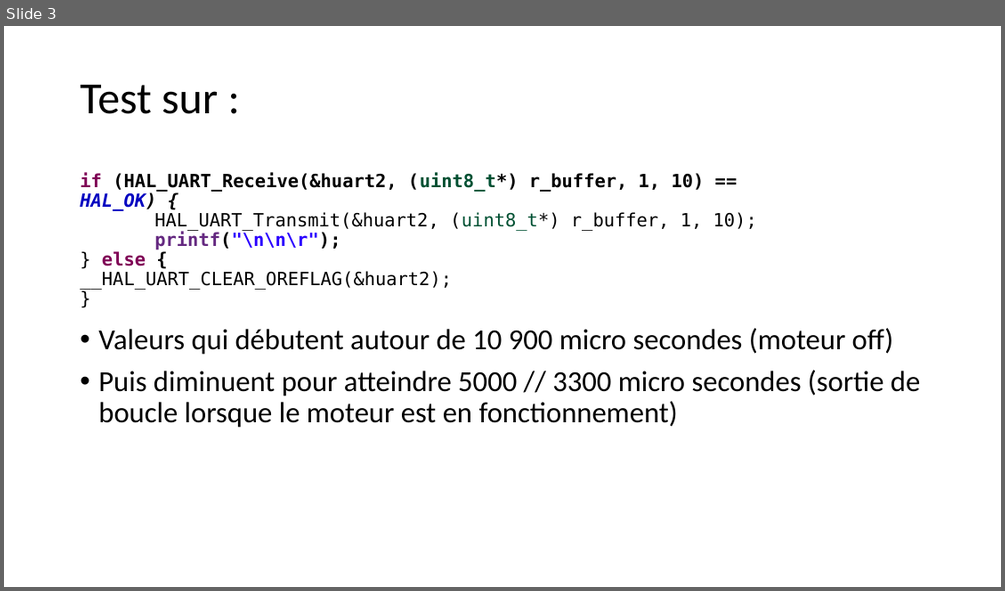
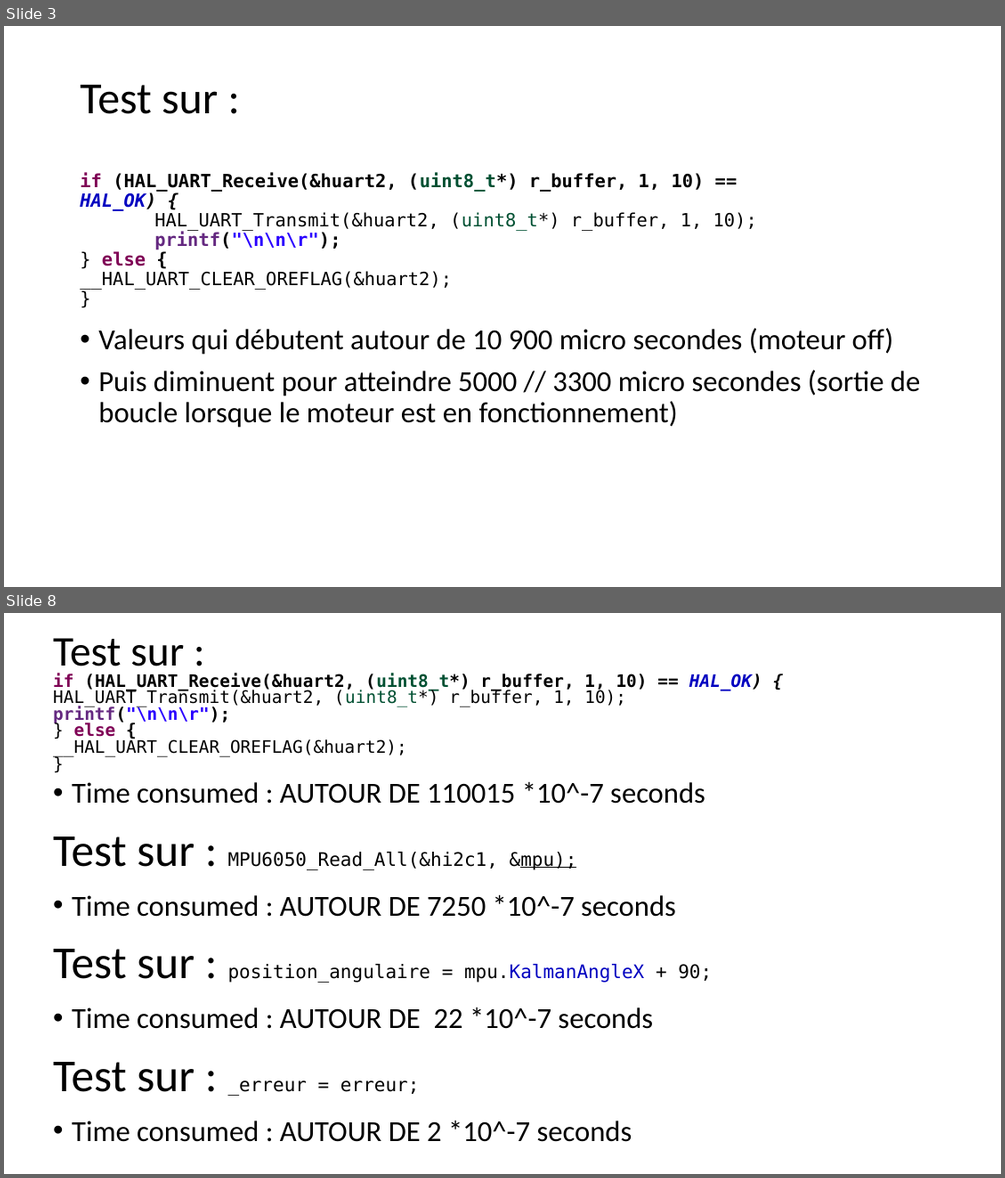
Before and after one commit to InnovationLab-EFREIParis/Stage_1DOF_DroneBench, a slide deck: 01_doc/Presentations/Courte présentation des résultats du compteur - 28_11_22.pptx. Shown one above the other, each under a label of ours: slide 3 before the commit, slides 3 and 8 after it; the slides between them are not shown. The pictures are 1005x591 and 1005x1178 pixels, drawn with LibreOffice and Linux fonts; fonts in the diff are those of the drawing. Boxes give left, top, right and bottom in pixels: in the first picture for what was removed or moved away, otherwise in the second. Text is boxed around its words. In the diff, an @@ line names an element or a change of style, - is before the commit and + after.

```diff
--- a/01_doc/Presentations/Courte présentation des résultats du compteur - 28_11_22.pptx
+++ b/01_doc/Presentations/Courte présentation des résultats du compteur - 28_11_22.pptx
@@ slide 8 added at [4,613,1001,1174], background #FFFFFF @@
@@ text added at [53,638,762,758], 16.6 pt, text #000000 @@
+Test sur :
+if (HAL_UART_Receive(&huart2, (uint8_t*) r_buffer, 1, 10) == HAL_OK) {
+HAL_UART_Transmit(&huart2, (uint8_t*) r_buffer, 1, 10);
+printf("\n\n\r");
+} else {
+__HAL_UART_CLEAR_OREFLAG(&huart2);
+}
@@ text added at [72,782,705,803], 28 pt, text #000000 @@
+• Time consumed : AUTOUR DE 110015 *10^-7 seconds
@@ text added at [53,836,577,870], 18 pt, text #000000 @@
+Test sur : MPU6050_Read_All(&hi2c1, &mpu);
@@ text added at [72,894,676,916], 28 pt, text #000000 @@
+• Time consumed : AUTOUR DE 7250 *10^-7 seconds
@@ text added at [53,949,712,982], 18 pt, text #000000 @@
+Test sur : position_angulaire = mpu.KalmanAngleX + 90;
@@ text added at [72,1007,653,1029], 28 pt, text #000000 @@
+• Time consumed : AUTOUR DE 22 *10^-7 seconds
@@ text added at [53,1062,419,1095], 18 pt, text #000000 @@
+Test sur : _erreur = erreur;
@@ text added at [72,1120,632,1142], 28 pt, text #000000 @@
+• Time consumed : AUTOUR DE 2 *10^-7 seconds
```
Also in this commit, not shown: 6 other slides added, 5 other files.
